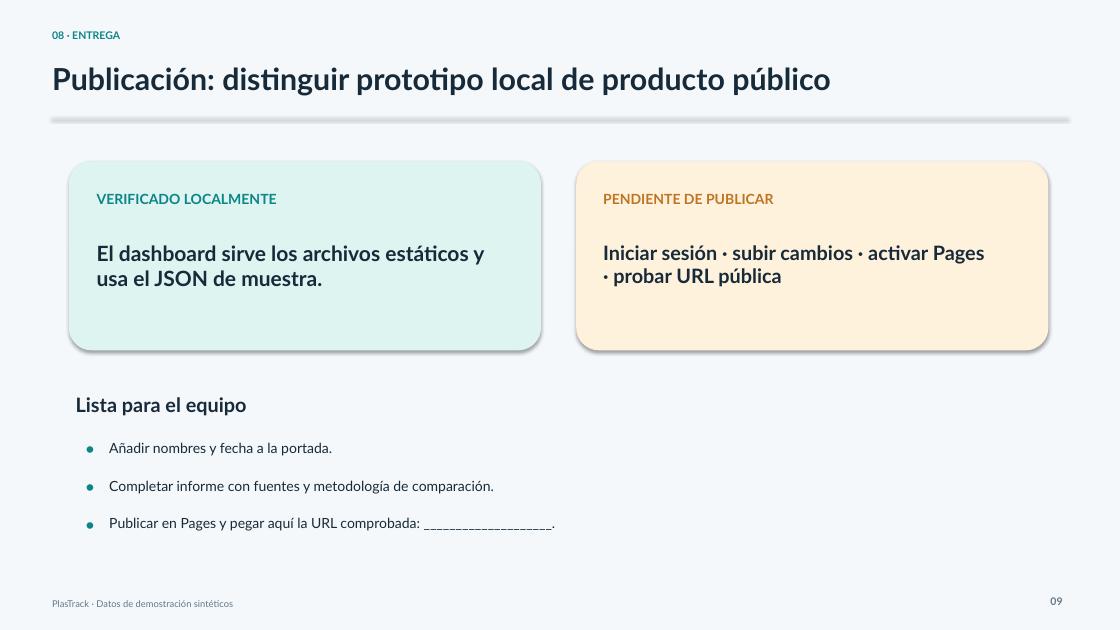
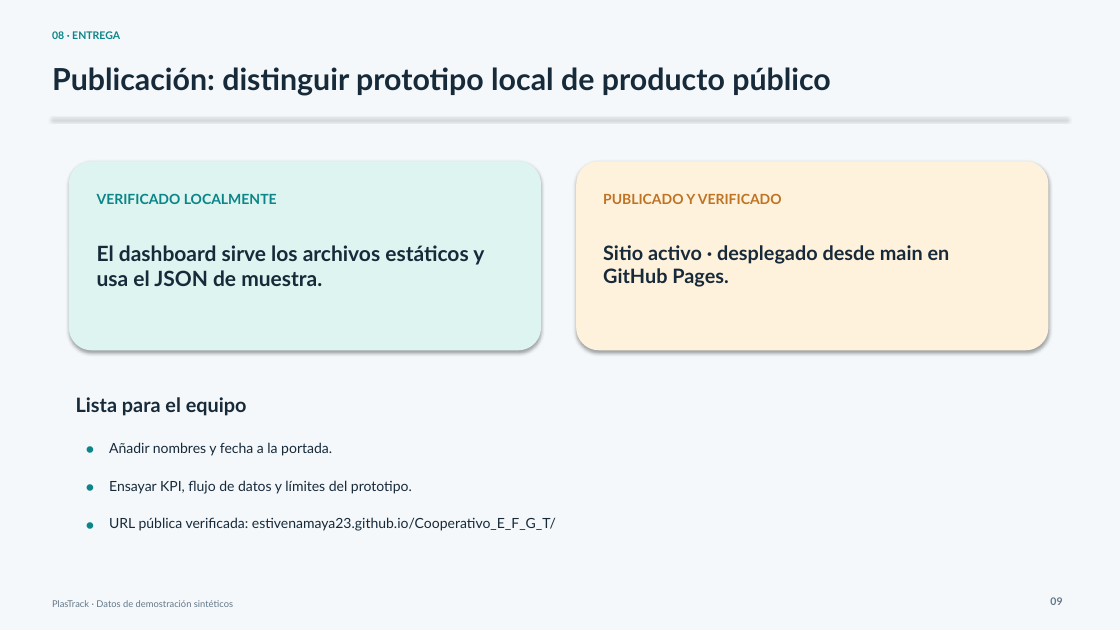
Before and after one commit to estivenamaya23/Cooperativo_E_F_G_T, a slide deck: slide 9 of docs/presentacion-plastrack.pptx. Drawn at 1120x630 pixels with LibreOffice and Linux fonts; fonts in the diff are those of the drawing. Boxes give left, top, right and bottom in pixels: in the first picture for what was removed or moved away, otherwise in the second. Text is boxed around its words. In the diff, an @@ line names an element or a change of style, - is before the commit and + after.

```diff
--- a/docs/presentacion-plastrack.pptx
+++ b/docs/presentacion-plastrack.pptx
@@ text at (603,194,782,204): text changed @@
-PENDIENTE DE PUBLICAR
+PUBLICADO Y VERIFICADO
@@ text at (603,245,950,287): text changed @@
-Iniciar sesión · subir cambios · activar Pages · probar URL pública
+Sitio activo · desplegado desde main en GitHub Pages.
@@ text at (109,480,412,494): text changed @@
-Completar informe con fuentes y metodología de comparación.
+Ensayar KPI, flujo de datos y límites del prototipo.
@@ text at (109,517,556,531): text changed @@
-Publicar en Pages y pegar aquí la URL comprobada: ____________________.
+URL pública verificada: estivenamaya23.github.io/Cooperativo_E_F_G_T/
```
Also in this commit, not shown: 3 other files.
